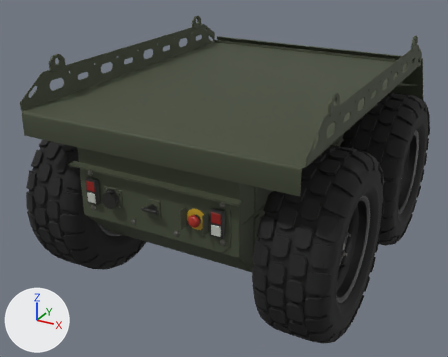
Before and after pictures for a commit that changed the glTF model tools/source_models/zmiy_logistic/zmiy_logistic.glb.
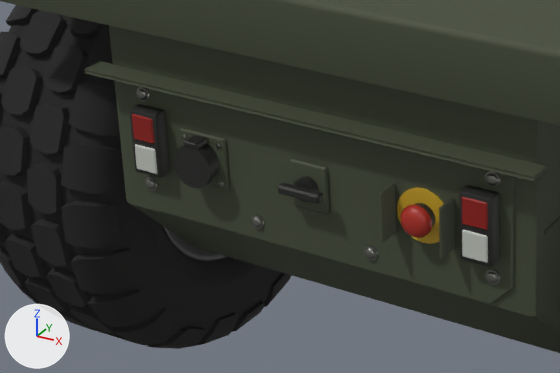
There are two pictures of each version: one whole from a 50 mm camera at (1.259, -2.631, 1.617) aimed at (-0.116, -0.131, 0.367), one close up on the part from 8% to 55% of the width and 39% to 78% of the height. The lights are fixed; the arrows at lower left show +X, +Y and +Z. The older version's two pictures come first. Where no turn or scale is listed for an object, it has been applied to the vertices. Vertices at exactly the same position are counted once.

Script lines for the objects in view, before the commit:
```python
me_deck = bpy.data.meshes.new('Deck')
me_deck.from_pydata(...)  # 7330 vertices, 14468 faces; spans x -0.62..0.62, y -0.93..0.65, z -0.16..0.19
# faces by material slot: [11964, 2504]
me_deck.materials.append(mat_zmiy_paint_olive)  # greyish green #434a37
me_deck.materials.append(mat_zmiy_bolt_zinc)  # grey #8a8a85
me_rear = bpy.data.meshes.new('Rear')
me_rear.from_pydata(...)  # 1813 vertices, 3512 faces; spans x -0.382..0.382, y -0.041..0.0, z 0.0..0.233
# faces by material slot: [336, 1960, 688, 128, 224, 88, 88]
me_rear.materials.append(mat_zmiy_paint_olive)  # greyish green #434a37
me_rear.materials.append(mat_zmiy_bolt_zinc)  # grey #8a8a85
me_rear.materials.append(mat_zmiy_plastic_black)  # black #1e1f1c
me_rear.materials.append(mat_zmiy_estop_yellow)  # yellow #c9a227
me_rear.materials.append(mat_zmiy_estop_red)  # red #a82a1e
me_rear.materials.append(mat_zmiy_lens_red)  # red #8c1c16
me_rear.materials.append(mat_zmiy_lens_clear)  # light grey #c2c6be
me_zmiy_wheel_l = bpy.data.meshes.new('Zmiy_Wheel_L')
me_zmiy_wheel_l.from_pydata(...)  # 12446 vertices, 24168 faces; spans x -0.151..0.17, y -0.387..0.387, z -0.387..0.387
# faces by material slot: [11688, 10752, 1728]
me_zmiy_wheel_l.materials.append(mat_zmiy_rubber)  # black #1c1c1c
me_zmiy_wheel_l.materials.append(mat_zmiy_rim_black)  # black #151515
me_zmiy_wheel_l.materials.append(mat_zmiy_bolt_zinc)  # grey #8a8a85
ob_deck = bpy.data.objects.new('Deck', me_deck)
ob_deck.location = (0.0, 0.0, 0.858)
ob_rear = bpy.data.objects.new('Rear', me_rear)
ob_rear.location = (0.0, -0.891, 0.45)
ob_wheel_rl = bpy.data.objects.new('Wheel_RL', me_zmiy_wheel_l)
ob_wheel_rl.parent = ob_zmiy_logistic
ob_wheel_rl.location = (-0.556, -0.528, 0.385)
# also in view: 'Hull' at (-0.001, -0.135, 0.573)
```
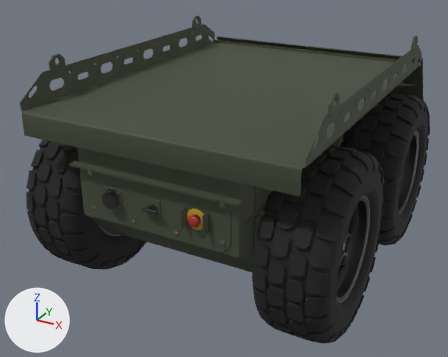
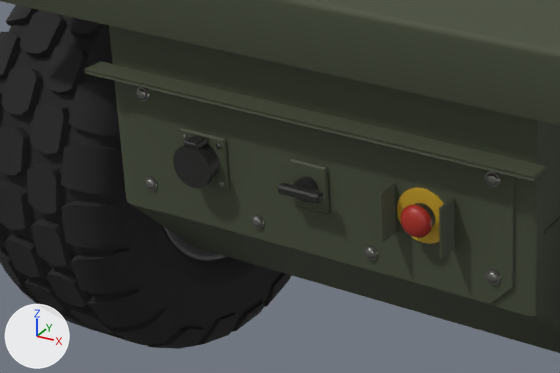
The edits, one by one:
me_rear is used by ob_rear; location (0.0, -0.891, 0.45).
me_rear had 1813 vertices, 3512 faces and spanned x -0.382..0.382, y -0.041..0.0, z 0.0..0.233.
me_rear now has 1605 vertices, 3120 faces and spans x -0.382..0.382, y -0.041..0.0, z 0.0..0.233.
me_rear part 1: 6 loose pieces with 208 vertices, spanning x -0.311..0.311, y -0.031..-0.005, z 0.072..0.178, are deleted.
me_rear no longer uses material mat_zmiy_lens_red (red #8c1c16).
me_rear no longer uses material mat_zmiy_lens_clear (light grey #c2c6be).

Where the change shows, as pixel boxes (x1, y1, x2, y2) in the close-ups (560 x 373 px):
part 1 of me_rear, deleted: before (129, 104, 499, 267)
